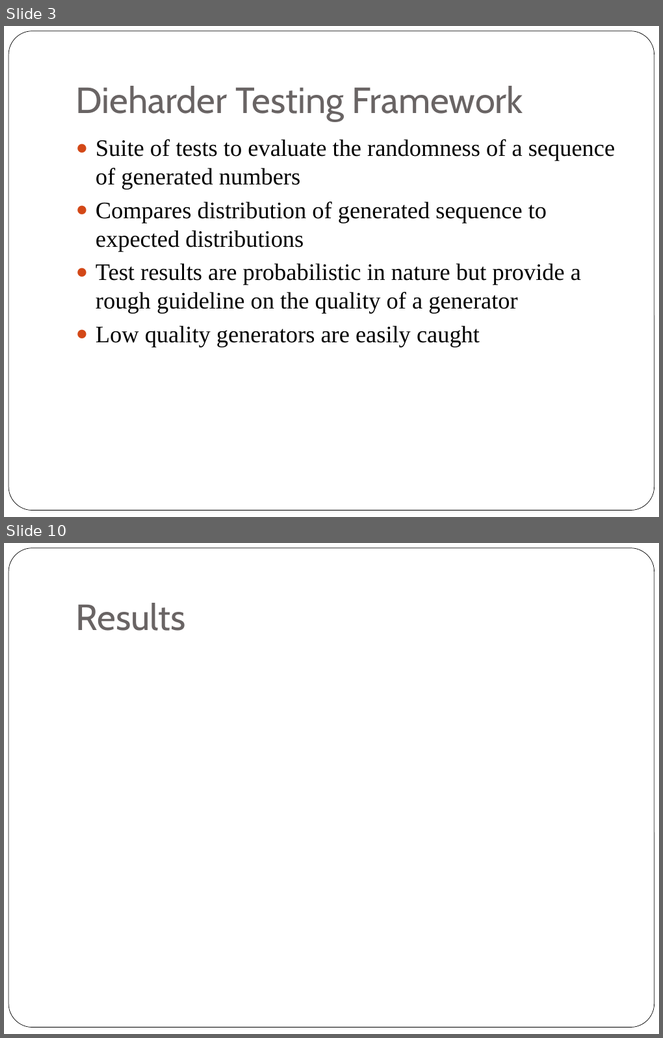
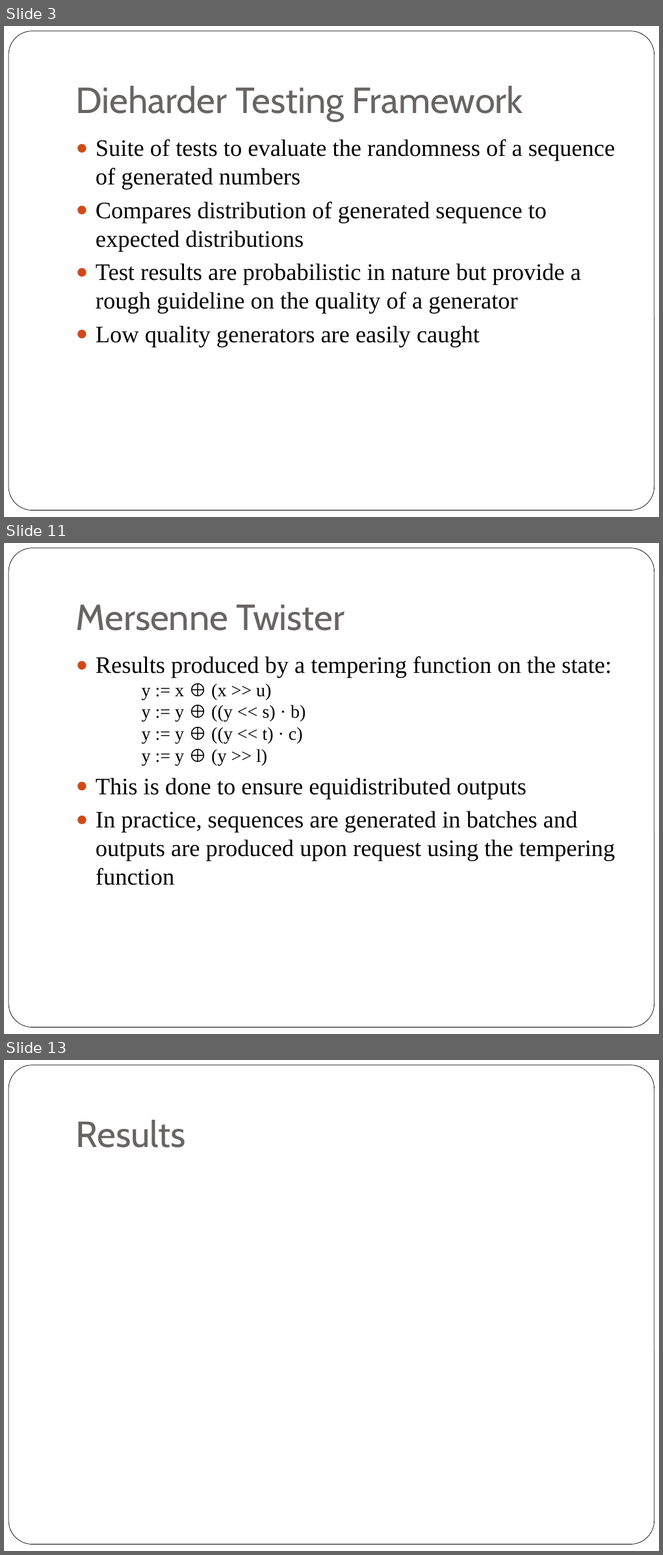
Before and after one commit to kashev/rngs, a slide deck: presentation/pres.pptx. Shown one above the other, each under a label of ours: slides 3 and 10 before the commit, slides 3, 11 and 13 after it; the slides between them are not shown. The pictures are 663x1038 and 663x1555 pixels, drawn with LibreOffice and Linux fonts; fonts in the diff are those of the drawing. Boxes give left, top, right and bottom in pixels: in the first picture for what was removed or moved away, otherwise in the second. Text is boxed around its words. In the diff, an @@ line names an element or a change of style, - is before the commit and + after.

```diff
--- a/presentation/pres.pptx
+++ b/presentation/pres.pptx
@@ slide 11 added at <box>4,543,659,1034</box>, background #FFFFFF; not listed: 1 template element that a slide beside it also shows @@
@@ title added at <box>76,605,345,631</box>, 40 pt, text #696464 @@
+Mersenne Twister
@@ text added at <box>96,656,615,886</box>, 26 pt, text #000000 @@
+● Results produced by a tempering function on the state:
+  y := x ⊕ (x >> u)
+  y := y ⊕ ((y << s) · b)
+  y := y ⊕ ((y << t) · c)
+  y := y ⊕ (y >> l)
+● This is done to ensure equidistributed outputs
+● In practice, sequences are generated in batches and outputs are produced upon request using the tempering function
@@ what was slide 10 is now slide 13 @@
```
Also in this commit, not shown: 5 slides changed, 2 other slides added.
